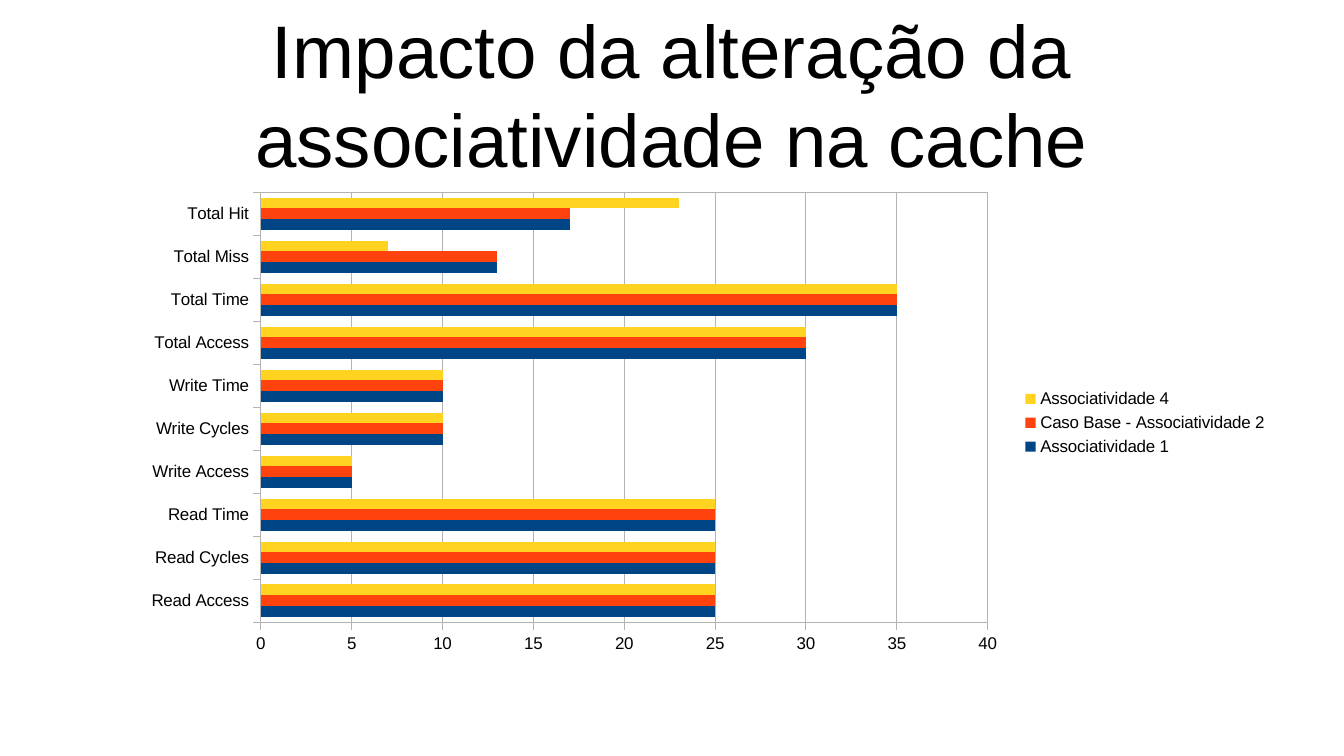
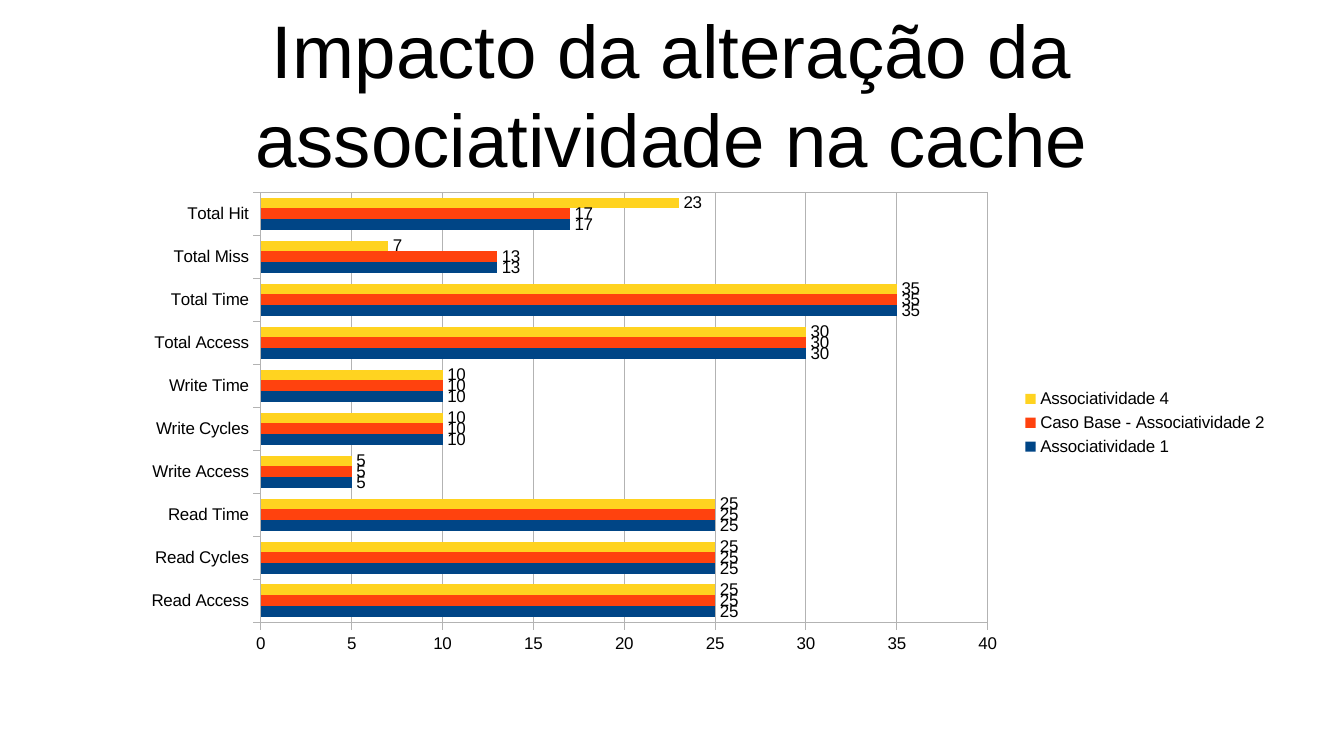
Before and after one commit to RafaelAmauri/Arquitetura-de-Computadores-3, a slide deck: slide 1 of Amnesia/Slides e Coisas/Alteração Associatividade/Slides.odp. Drawn at 1344x756 pixels with LibreOffice and Linux fonts; fonts in the diff are those of the drawing. Boxes give left, top, right and bottom in pixels: in the first picture for what was removed or moved away, otherwise in the second. Text is boxed around its words. In the diff, an @@ line names an element or a change of style, - is before the commit and + after.

```diff
--- a/Amnesia/Slides e Coisas/Alteração Associatividade/Slides.odp
+++ b/Amnesia/Slides e Coisas/Alteração Associatividade/Slides.odp
@@ bar chart at box(128, 183, 1281, 663) @@
@@ data labels of Associatividade 1 added @@
@@ data labels of Caso Base - Associatividade 2 added @@
@@ data labels of Associatividade 4 added @@
```
Also in this commit, not shown: 1 other slide changed, 12 other files.
